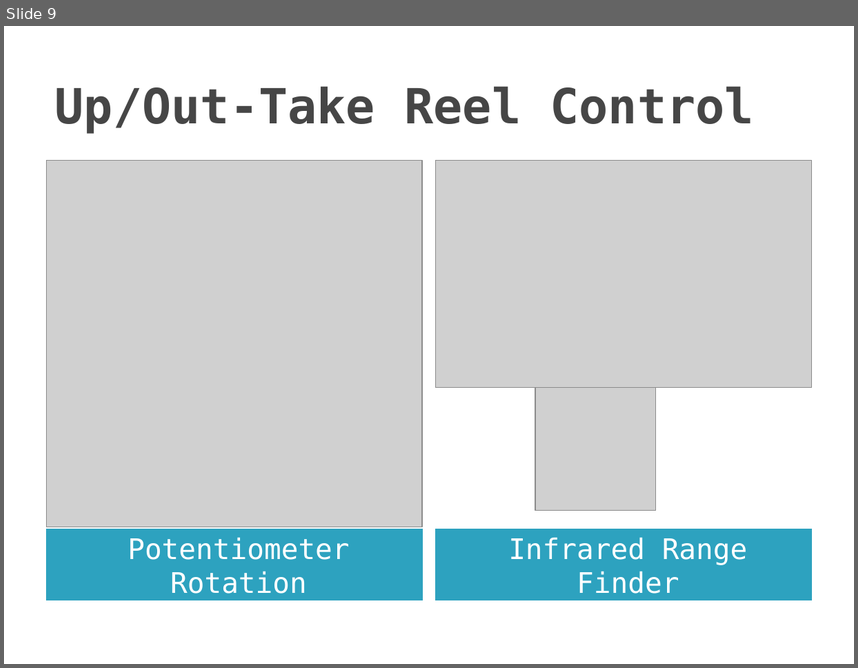
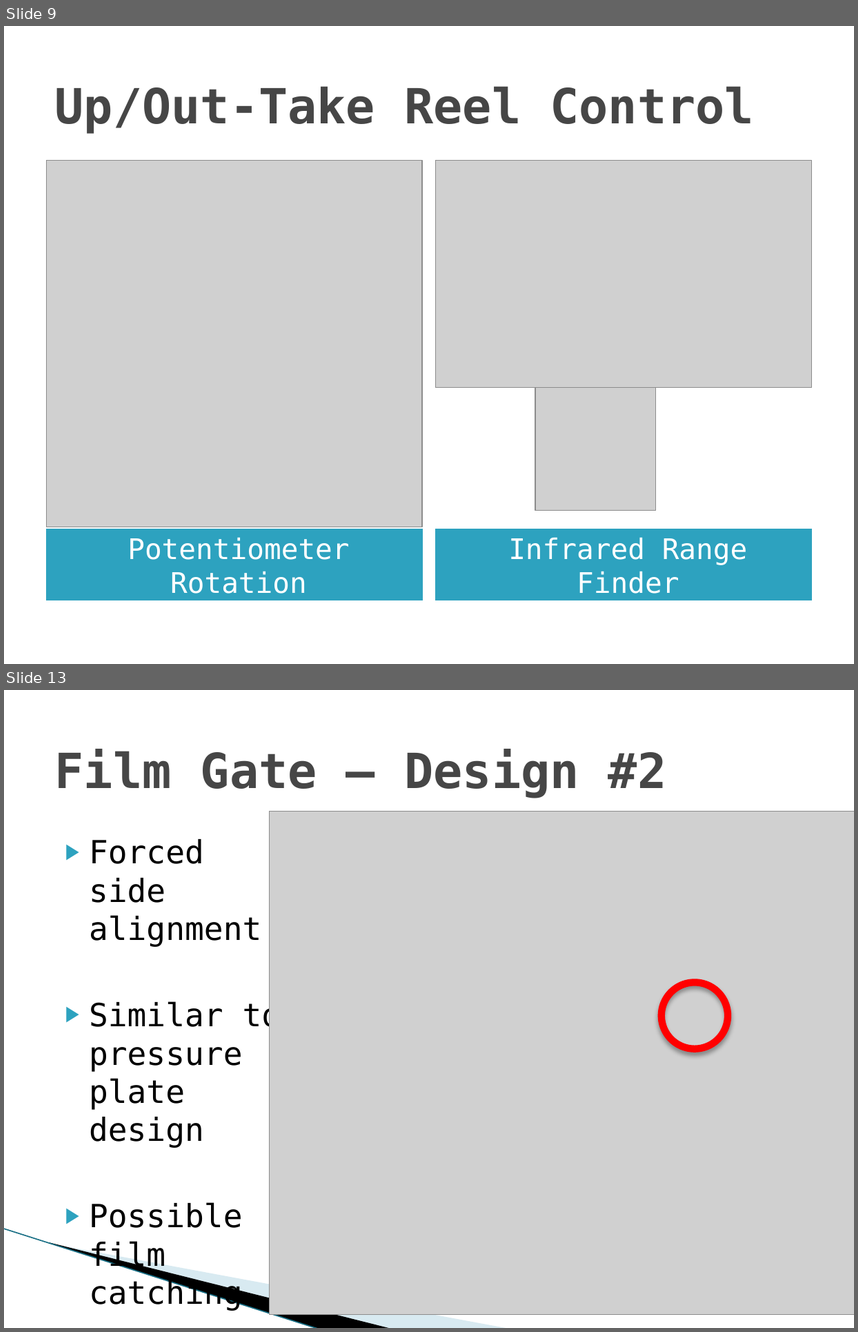
Before and after one commit to pieterpottie/flim-transport-project, a slide deck: Documents/FirstClientPresentation.pptx. Shown one above the other, each under a label of ours: slide 9 before the commit, slides 9 and 13 after it; the slides between them are not shown. The pictures are 858x668 and 858x1332 pixels, drawn with LibreOffice and Linux fonts; fonts in the diff are those of the drawing; grey boxes stand for pictures; background and template pictures are left out. Boxes give left, top, right and bottom in pixels: in the first picture for what was removed or moved away, otherwise in the second. Text is boxed around its words. In the diff, an @@ line names an element or a change of style, - is before the commit and + after.

```diff
--- a/Documents/FirstClientPresentation.pptx
+++ b/Documents/FirstClientPresentation.pptx
@@ slide 13 added at (4, 690, 854, 1328), background #FFFFFF @@
@@ title added at (55, 749, 666, 798), 41 pt, text #464646, bold @@
+Film Gate – Design #2
@@ picture added at (269, 811, 854, 1314) @@
@@ text added at (89, 839, 261, 1310), 27 pt, text #000000 @@
+▶ Forced side alignment
+▶ Similar to pressure plate design
+▶ Possible film catching
@@ ellipse added at (661, 983, 727, 1049), outline #FF0000 6 pt @@
@@ freeform shape added at (70, 1155, 424, 1290), fill #A0CBDC at 40% opacity @@
@@ freeform shape added at (4, 1228, 352, 1306), fill #000000 @@
@@ line added from (4, 1228) to (319, 1328), #97C5D8 0.95 pt @@
```
Also in this commit, not shown: 2 slides changed, 7 other slides added, 1 slide removed.
